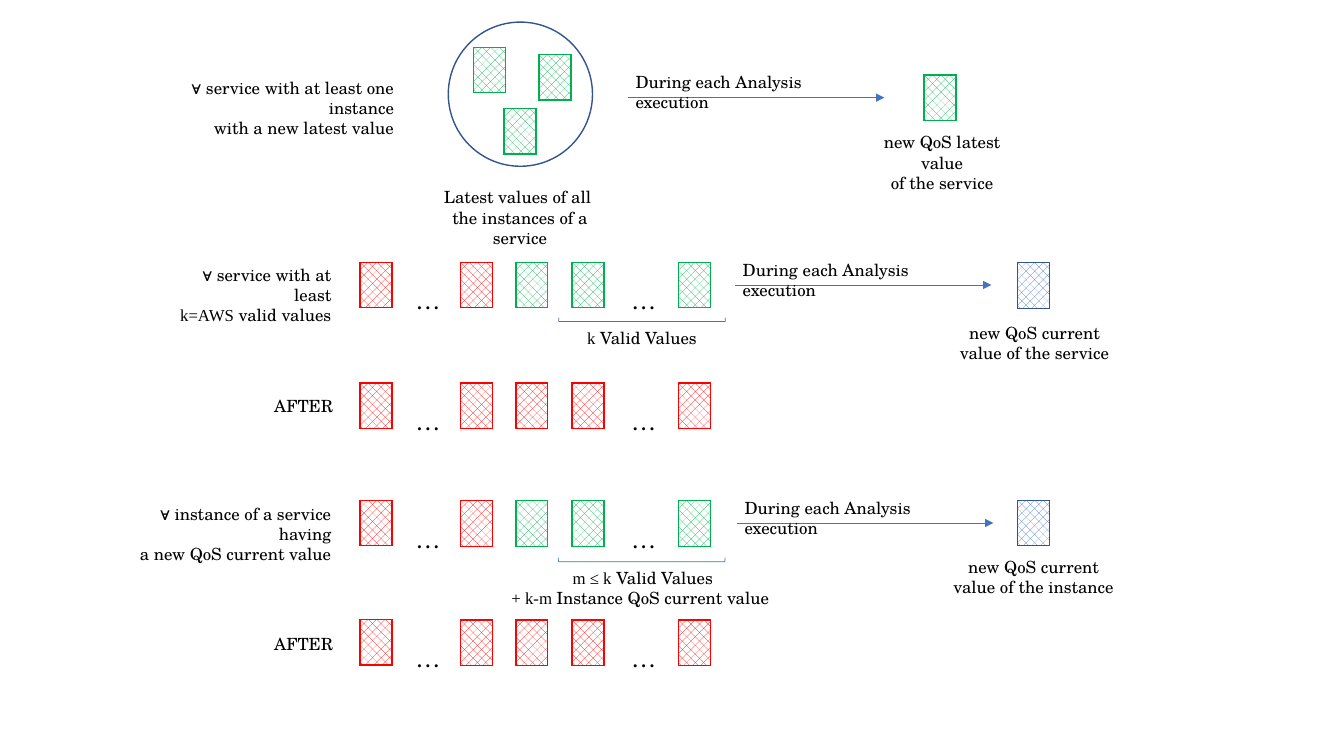
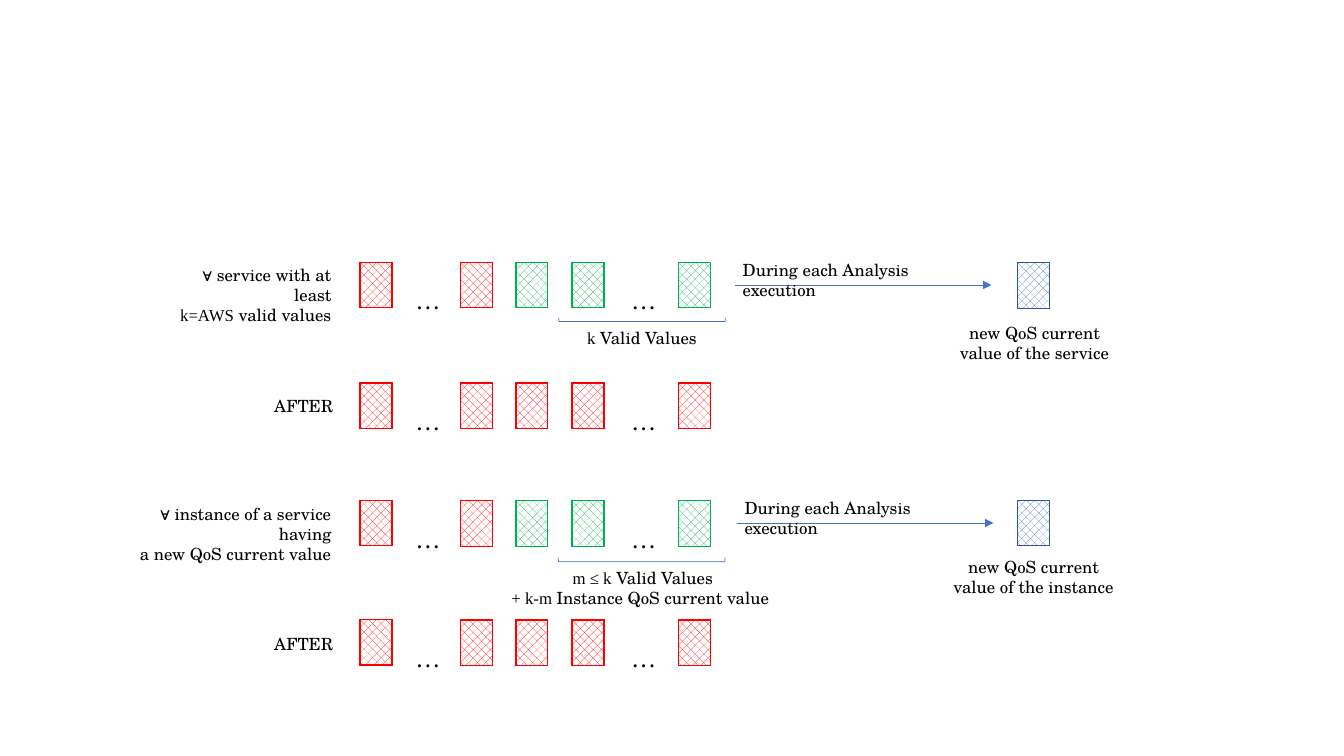
Before and after one commit to ramses-sas/ramses-sefa-SAS, a slide deck: slide 2 of documents/Managing System/MetricsAndQoS/MetricsAndQoS.pptx. Drawn at 1344x756 pixels with LibreOffice and Linux fonts; fonts in the diff are those of the drawing. Boxes give left, top, right and bottom in pixels: in the first picture for what was removed or moved away, otherwise in the second. Text is boxed around its words. In the diff, an @@ line names an element or a change of style, - is before the commit and + after.

```diff
--- a/documents/Managing System/MetricsAndQoS/MetricsAndQoS.pptx
+++ b/documents/Managing System/MetricsAndQoS/MetricsAndQoS.pptx
@@ ellipse removed at (449, 22, 593, 166) @@
@@ rectangle removed at (474, 47, 506, 93) @@
@@ rectangle removed at (539, 54, 572, 100) @@
@@ text removed at (206, 81, 394, 135) @@
-∀ service with at least one instance
-with a new latest value
@@ text removed at (636, 75, 801, 109) @@
-During each Analysis execution
@@ rectangle removed at (925, 76, 957, 121) @@
@@ rectangle removed at (504, 109, 536, 154) @@
@@ arrow removed from (628, 98) to (884, 98) @@
@@ text removed at (884, 135, 1000, 190) @@
-new QoS latest value
-of the service
@@ text removed at (444, 190, 591, 245) @@
-Latest values of all
-the instances of a service
```
Also in this commit, not shown: 1 other slide changed, 5 other files.
